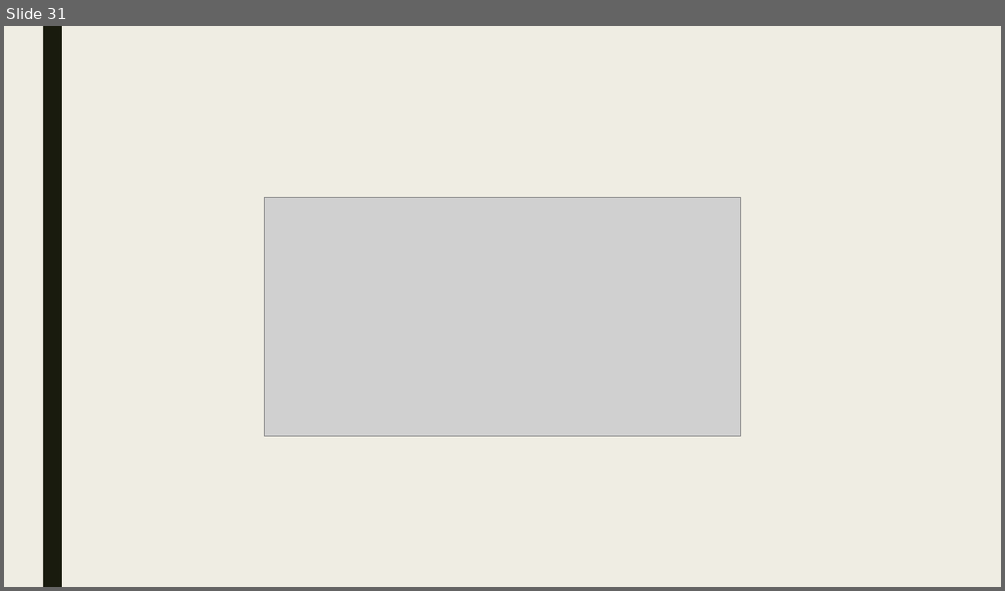
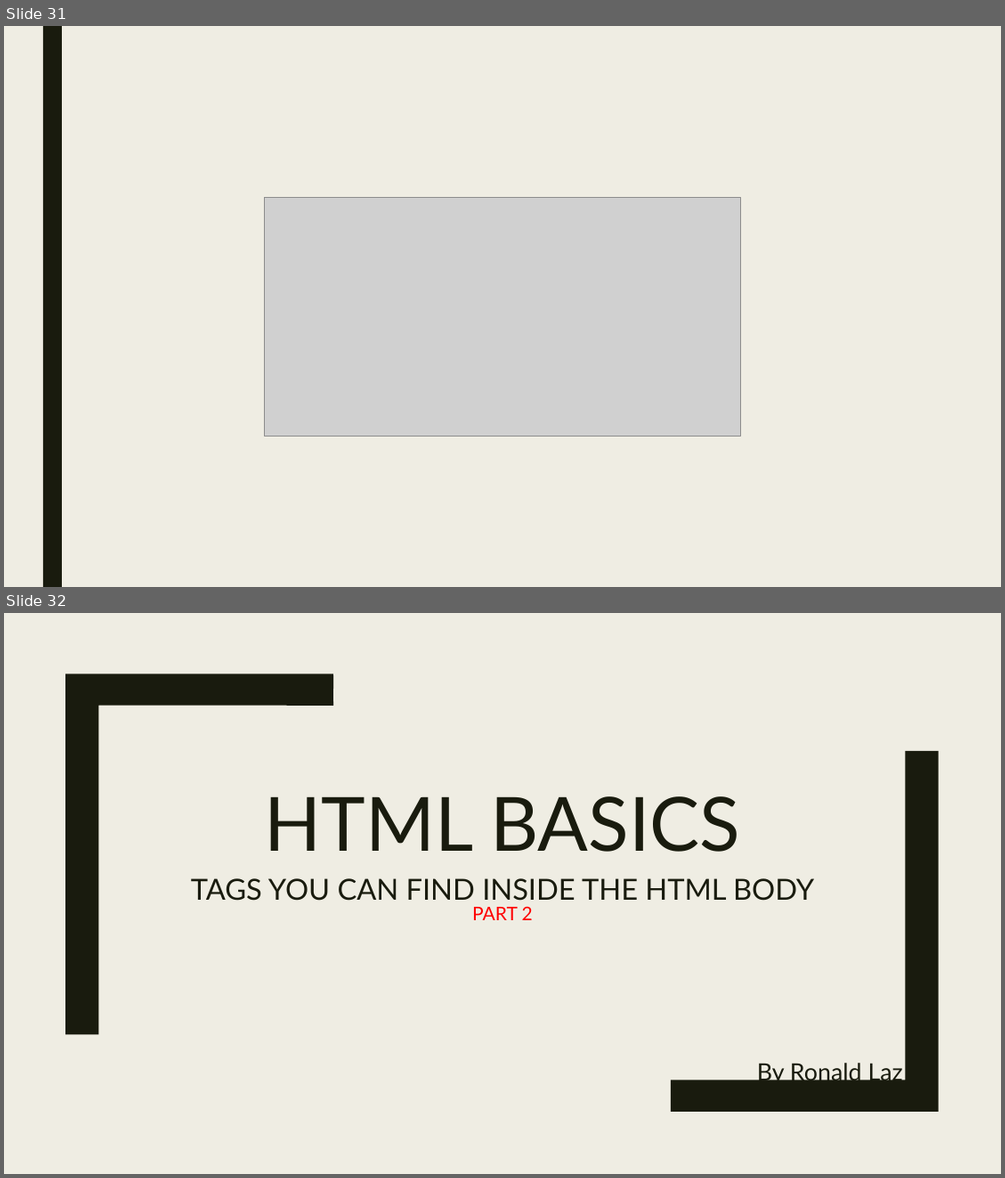
Before and after one commit to lexus654/basic_HTML-CSS_tutorial, a slide deck: HTML BASICS.pptx. Shown one above the other, each under a label of ours: slide 31 before the commit, slides 31 and 32 after it. The pictures are 1005x591 and 1005x1178 pixels, drawn with LibreOffice and Linux fonts; fonts in the diff are those of the drawing; grey boxes stand for pictures. Boxes give left, top, right and bottom in pixels: in the first picture for what was removed or moved away, otherwise in the second. Text is boxed around its words. In the diff, an @@ line names an element or a change of style, - is before the commit and + after.

```diff
--- a/HTML BASICS.pptx
+++ b/HTML BASICS.pptx
@@ slide 32 added at <box>4,613,1001,1174</box>, background #EFEDE3 @@
@@ freeform shape added at <box>65,674,333,1034</box>, fill #191B0E @@
@@ freeform shape added at <box>671,751,938,1111</box>, fill #191B0E @@
@@ title added at <box>265,796,740,852</box>, 72 pt, text #191B0E @@
+HTML BASICS
@@ text added at <box>191,878,814,900</box>, 28 pt, text #191B0E @@
+TAGS YOU CAN FIND INSIDE THE HTML BODY
@@ text added at <box>472,906,533,920</box>, 18 pt, text #FF0000 @@
+PART 2
@@ subtitle added at <box>757,1062,903,1085</box>, 23 pt, text #191B0E @@
+By Ronald Laz
```
Also in this commit, not shown: 5 other slides added, 1 other file.
